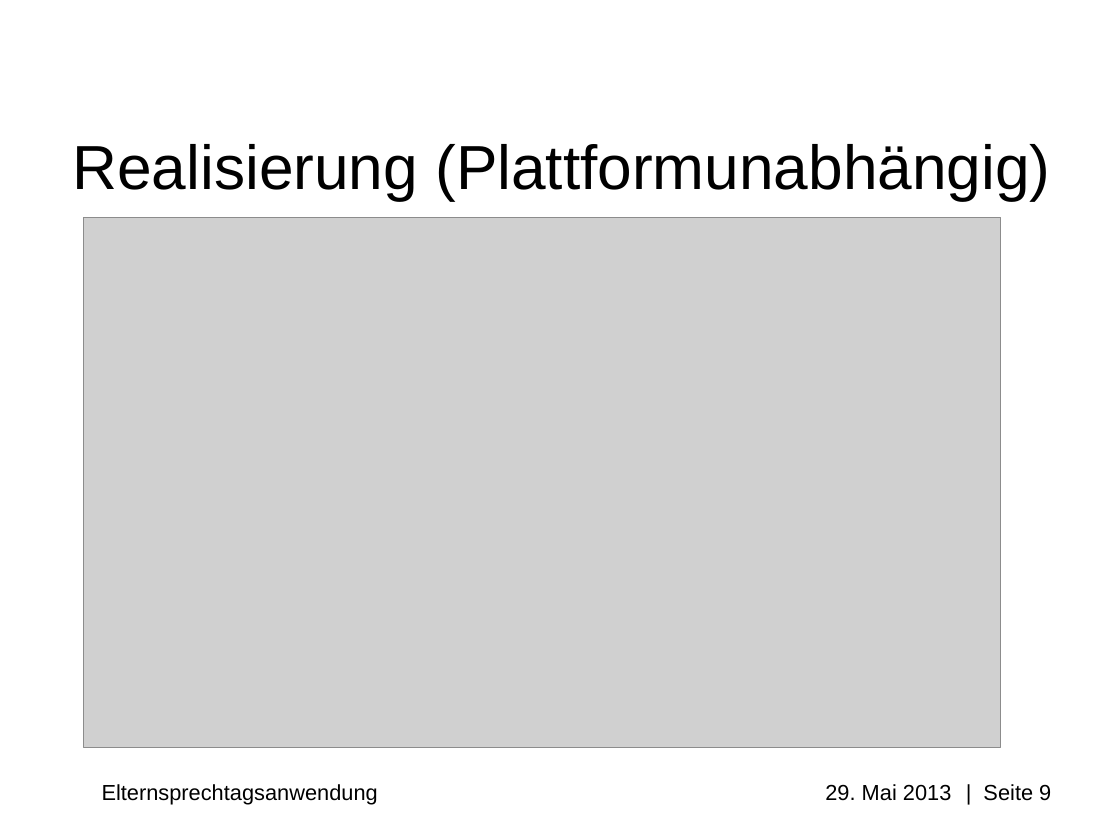
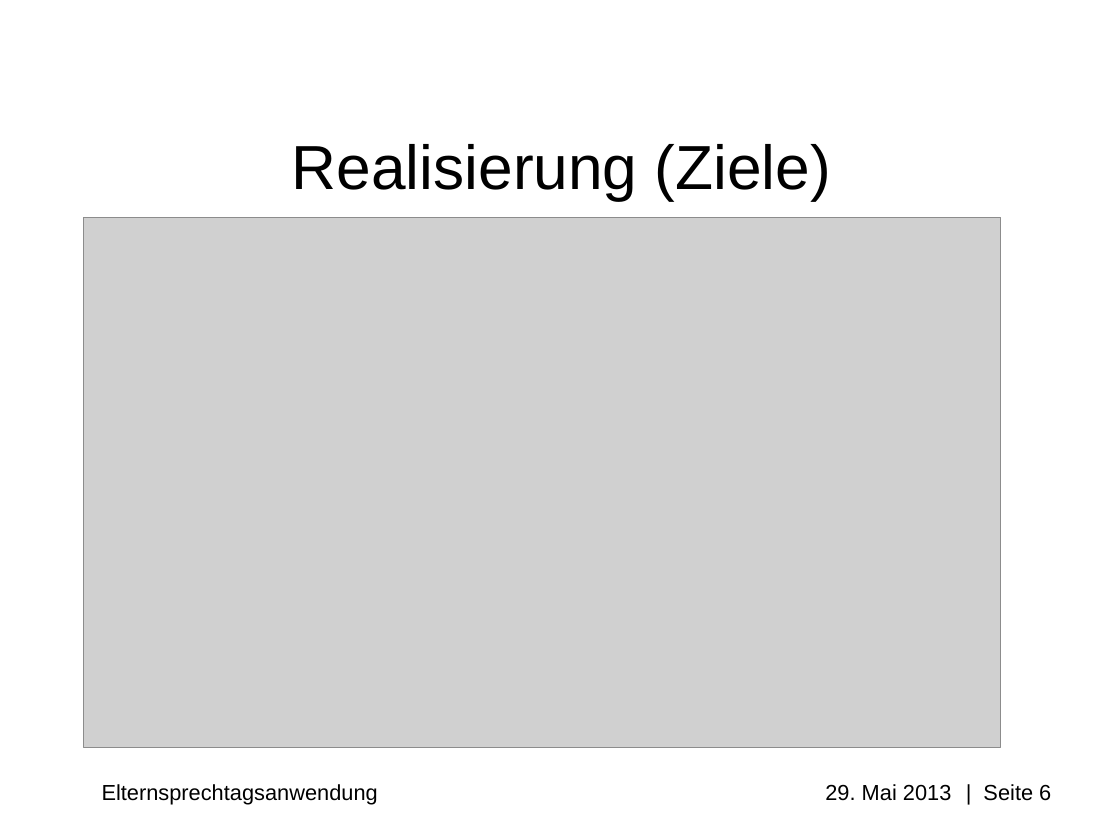
Before and after one commit to Professi/esta, a slide deck: slide 6 of docs/Praesentation/Elternsprechtagsanwendung(ESTA)_pre_alpha_0.0.0.1.ppt (slide 9 before the commit). Drawn at 1120x840 pixels with LibreOffice and Linux fonts; fonts in the diff are those of the drawing; grey boxes stand for pictures; background and template pictures are left out. Boxes give left, top, right and bottom in pixels: in the first picture for what was removed or moved away, otherwise in the second. Text is boxed around its words. In the diff, an @@ line names an element or a change of style, - is before the commit and + after.

```diff
--- a/docs/Praesentation/Elternsprechtagsanwendung(ESTA)_pre_alpha_0.0.0.1.ppt
+++ b/docs/Praesentation/Elternsprechtagsanwendung(ESTA)_pre_alpha_0.0.0.1.ppt
@@ title at bbox=[292, 144, 831, 200]: text changed @@
-Realisierung (Plattformunabhängig)
+Realisierung (Ziele)
@@ text at bbox=[102, 784, 1051, 805]: text changed @@
-Elternsprechtagsanwendung 29. Mai 2013 | Seite 9
+Elternsprechtagsanwendung 29. Mai 2013 | Seite 6
```
Also in this commit, not shown: 4 other slides changed, 2 slides removed, 2 other files.
